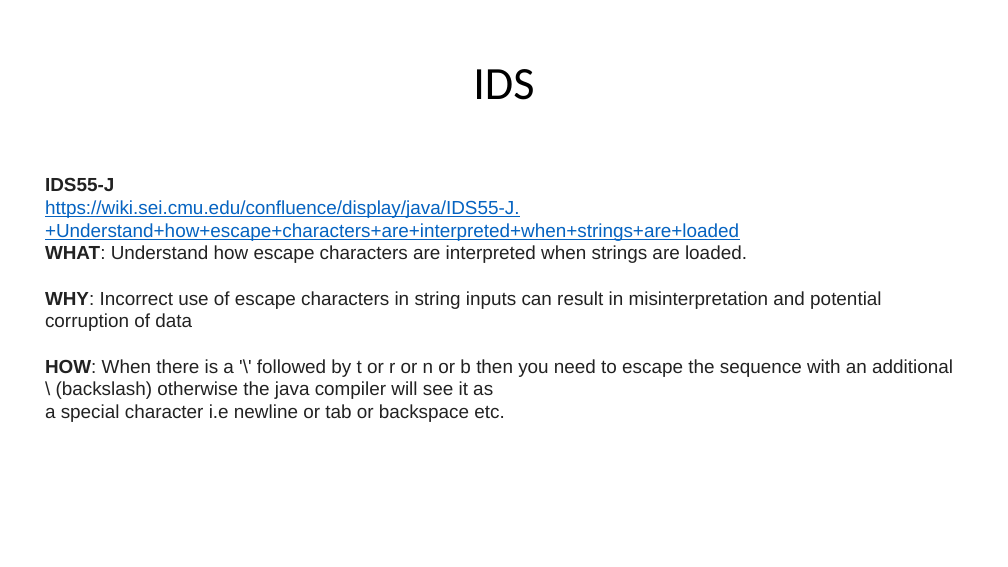
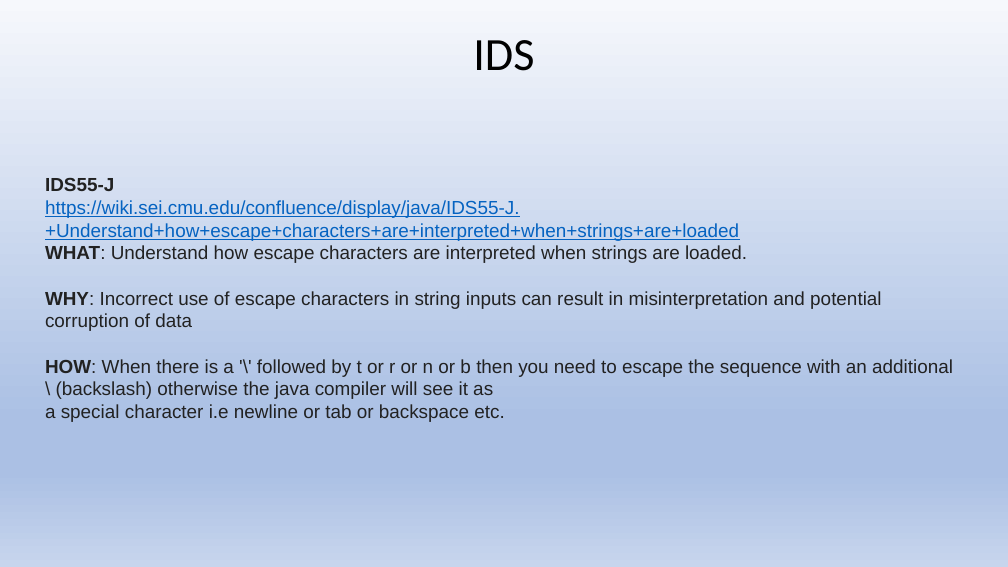
Before and after one commit to stevester94/CSC201_Project, a slide deck: slide 10 of Project2.pptx. Drawn at 1008x567 pixels with LibreOffice and Linux fonts; fonts in the diff are those of the drawing. Boxes give left, top, right and bottom in pixels: in the first picture for what was removed or moved away, otherwise in the second. Text is boxed around its words. In the diff, an @@ line names an element or a change of style, - is before the commit and + after.

```diff
--- a/Project2.pptx
+++ b/Project2.pptx
@@ background #FFFFFF to gradient #F6F8FC to #ABC0E4 to #C7D5ED @@
@@ text "IDS" moved from (x1=473, y1=69, x2=534, y2=100) to (x1=473, y1=40, x2=534, y2=71) @@
```
Also in this commit, not shown: 25 other slides changed.
